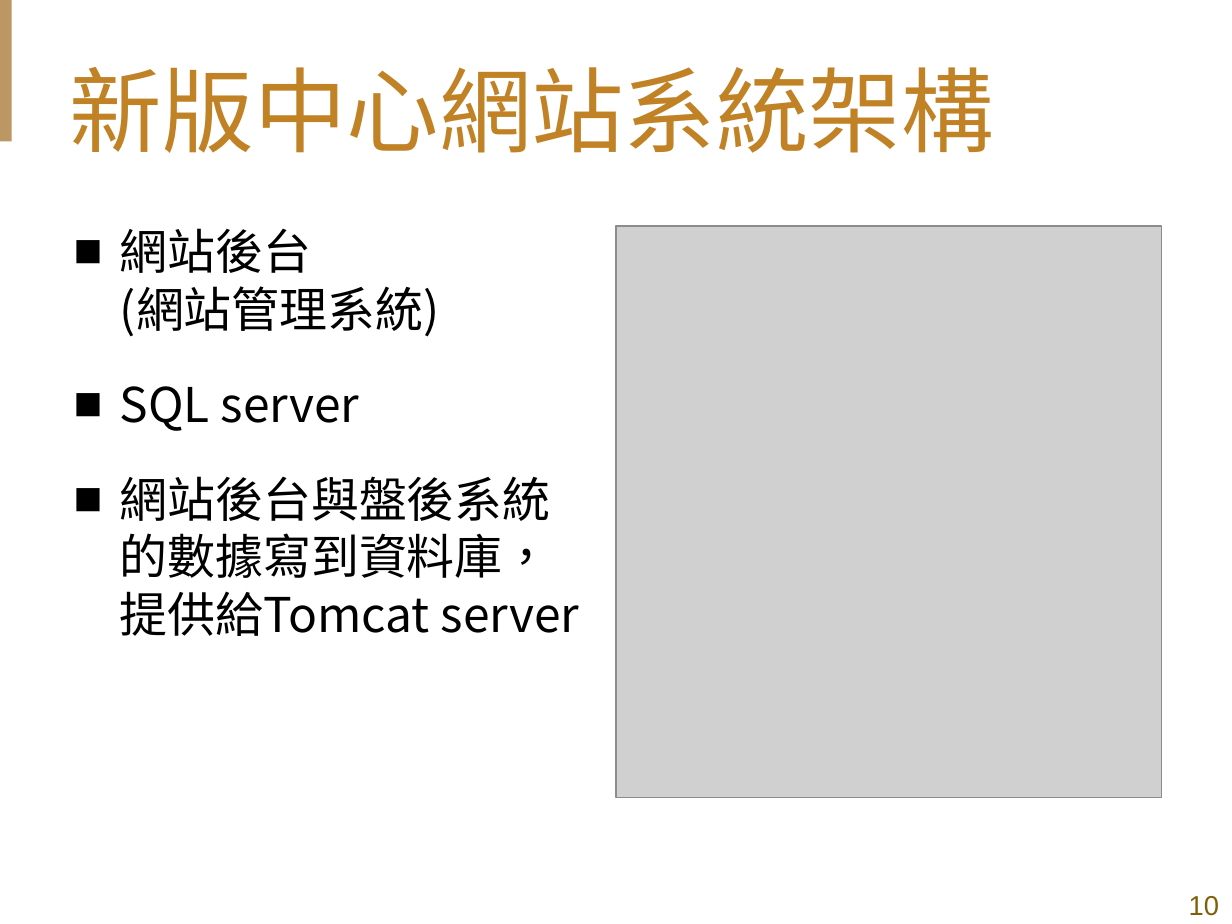
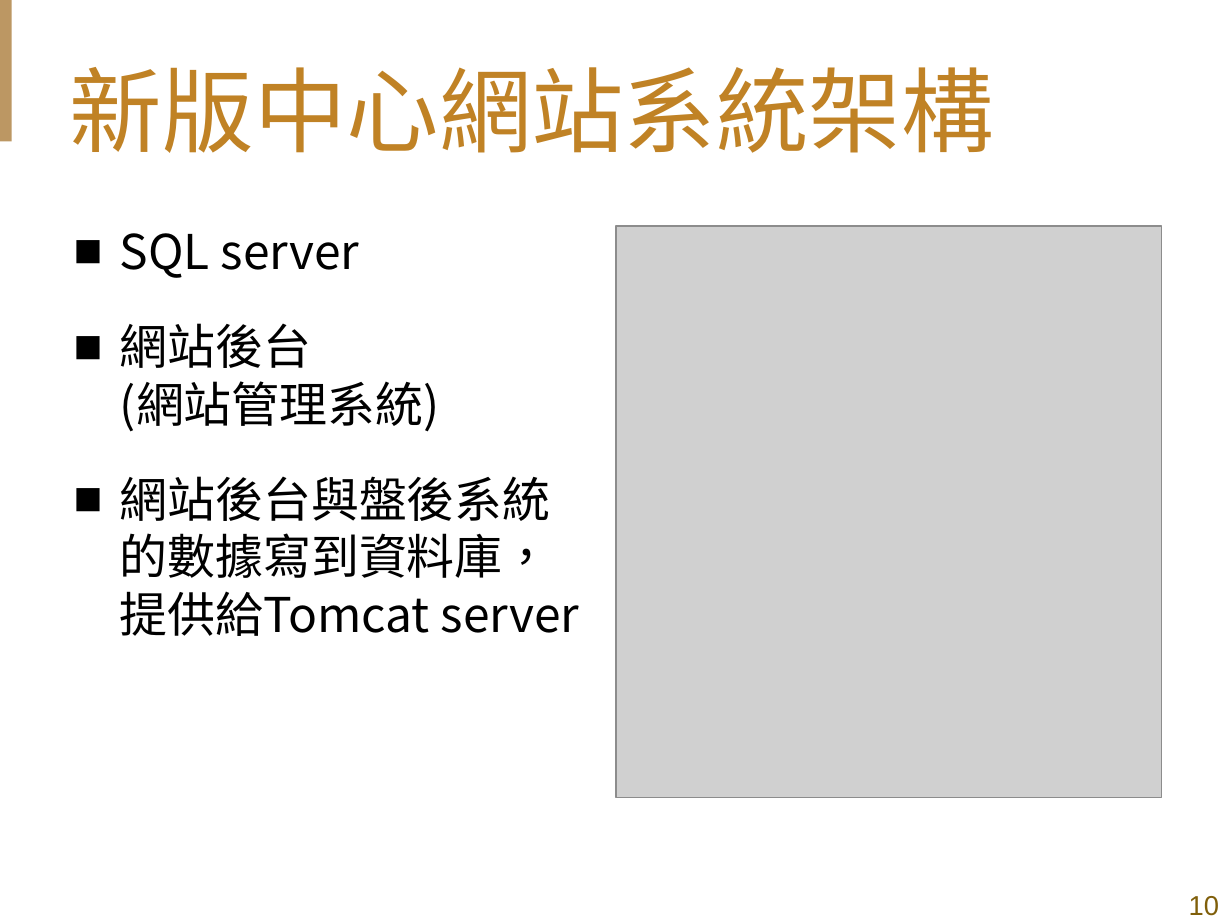
Before and after one commit to shih33/java_atguigu, a slide deck: slide 10 of 期末報告/期末簡報_施詠舜.pptx. Drawn at 1232x924 pixels with LibreOffice and Linux fonts; fonts in the diff are those of the drawing; grey boxes stand for pictures; background and template pictures are left out. Boxes give left, top, right and bottom in pixels: in the first picture for what was removed or moved away, otherwise in the second. Text is boxed around its words. In the diff, an @@ line names an element or a change of style, - is before the commit and + after.

```diff
--- a/期末報告/期末簡報_施詠舜.pptx
+++ b/期末報告/期末簡報_施詠舜.pptx
@@ text at [120, 233, 360, 278]: paragraph added @@
+■ SQL server
@@ text at [120, 386, 360, 431]: paragraph removed @@
-■ SQL server
```
Also in this commit, not shown: 4 other slides changed, 1 other file.
